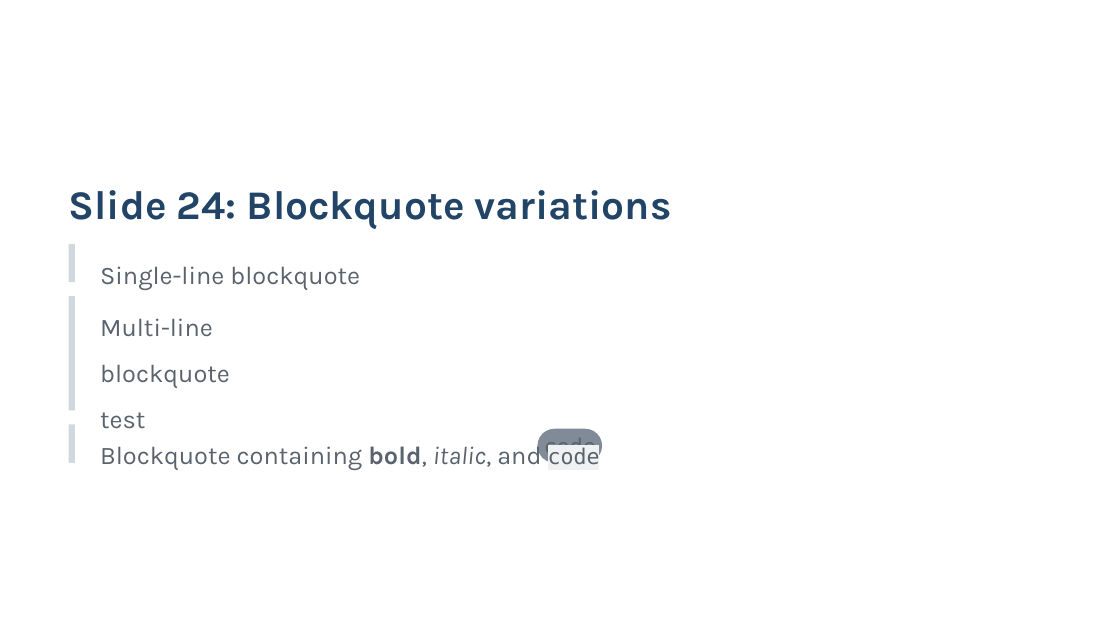
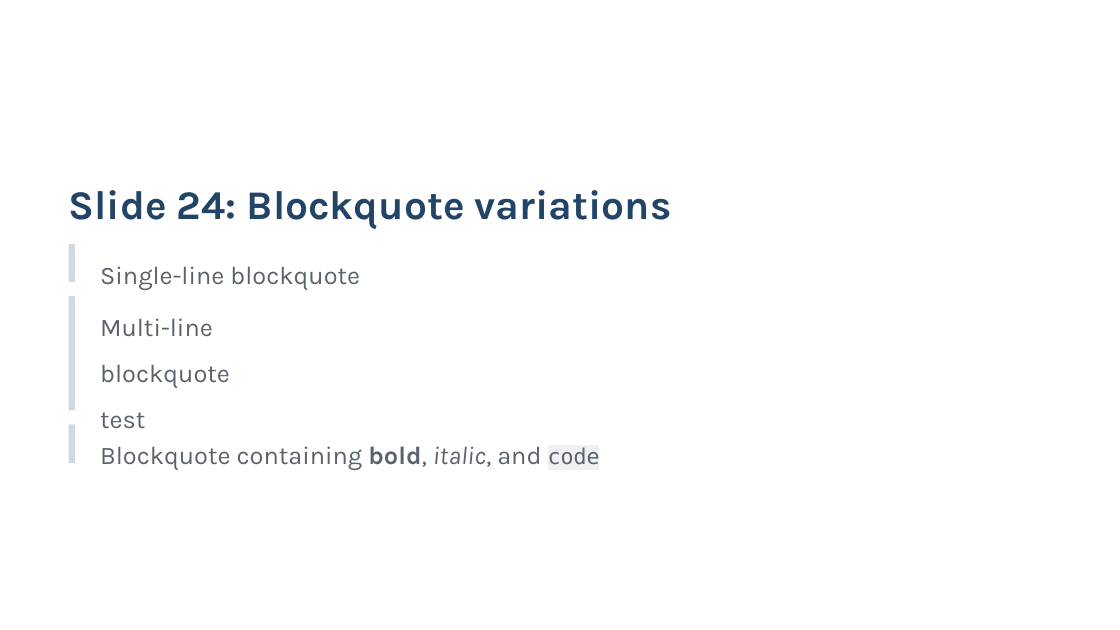
Before and after one commit to KatsuYuzu/marp-to-editable-pptx, a slide deck: slide 24 of output-pptx/test-output.pptx. Drawn at 1120x630 pixels with LibreOffice and Linux fonts; fonts in the diff are those of the drawing. Boxes give left, top, right and bottom in pixels: in the first picture for what was removed or moved away, otherwise in the second. Text is boxed around its words. In the diff, an @@ line names an element or a change of style, - is before the commit and + after.

```diff
--- a/output-pptx/test-output.pptx
+++ b/output-pptx/test-output.pptx
@@ rounded rectangle removed at (538,429,602,462) @@
@@ text removed at (544,438,596,459) @@
-code
```
Also in this commit, not shown: 11 other slides changed, 5 other files.
